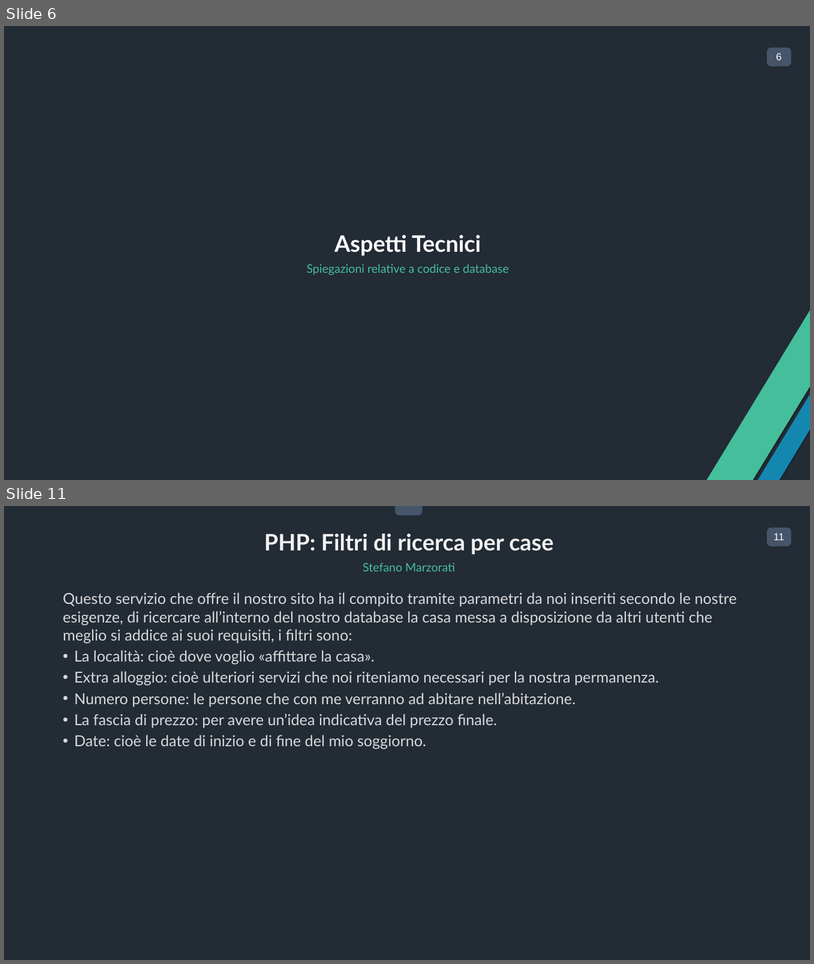
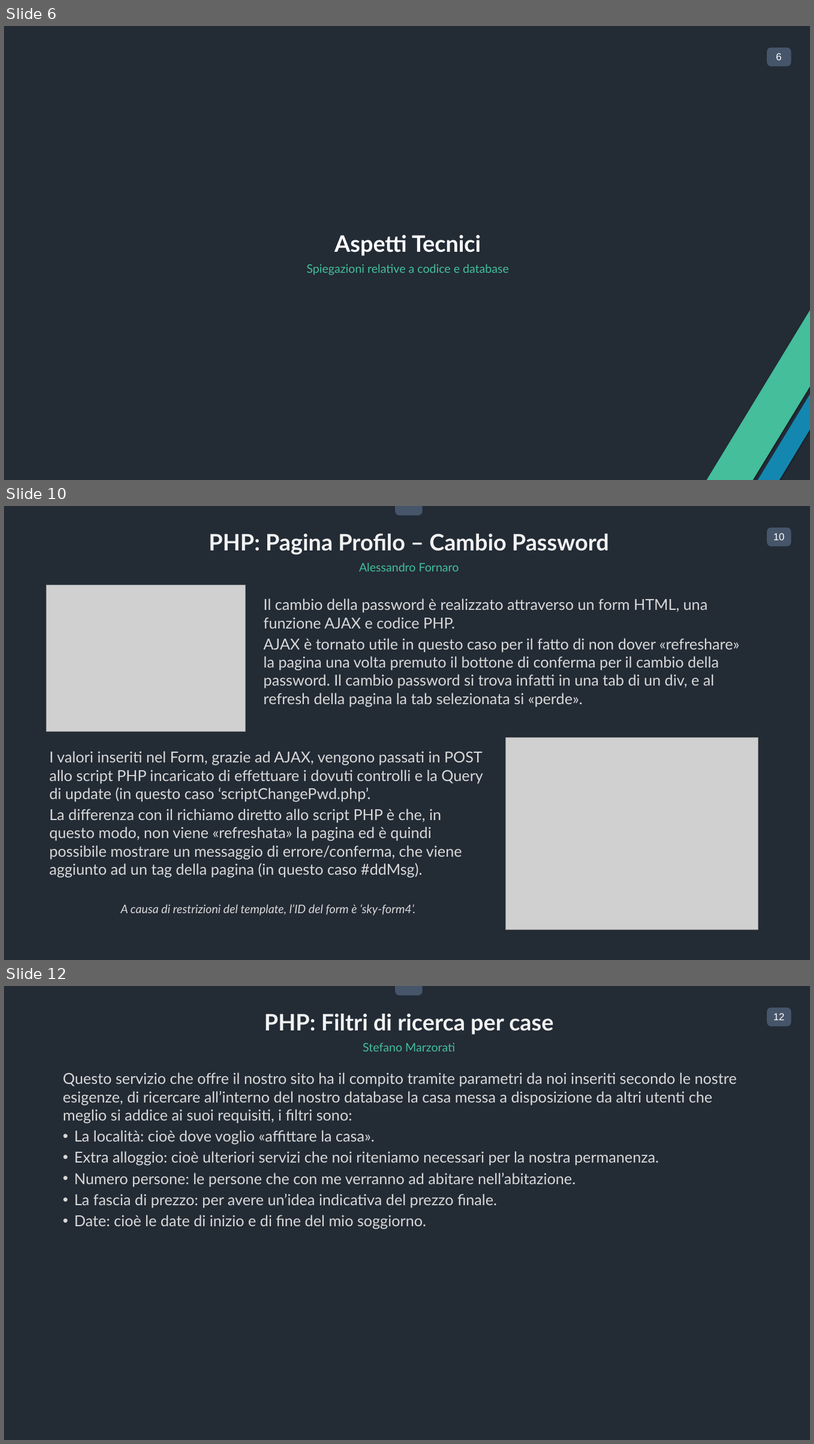
Before and after one commit to fornaroale/FastHome, a slide deck: Deliverable/Presentazione Ufficiale.pptx. Shown one above the other, each under a label of ours: slides 6 and 11 before the commit, slides 6, 10 and 12 after it; the slides between them are not shown. The pictures are 814x964 and 814x1444 pixels, drawn with LibreOffice and Linux fonts; fonts in the diff are those of the drawing; grey boxes stand for pictures. Boxes give left, top, right and bottom in pixels: in the first picture for what was removed or moved away, otherwise in the second. Text is boxed around its words. In the diff, an @@ line names an element or a change of style, - is before the commit and + after.

```diff
--- a/Deliverable/Presentazione Ufficiale.pptx
+++ b/Deliverable/Presentazione Ufficiale.pptx
@@ slide 10 added at bbox=[4, 506, 810, 960], background #232A35; not listed: 3 template elements that a slide beside it also shows @@
@@ text added at bbox=[209, 534, 609, 555], 54 pt, text #F2F2F2, bold @@
+PHP: Pagina Profilo – Cambio Password
@@ text added at bbox=[359, 562, 459, 571], 28 pt, text #44BE9B @@
+Alessandro Fornaro
@@ picture added at bbox=[47, 585, 245, 731] @@
@@ text added at bbox=[264, 598, 740, 706], 36 pt, text #D9D9D9 @@
+Il cambio della password è realizzato attraverso un form HTML, una funzione AJAX e codice PHP.
+AJAX è tornato utile in questo caso per il fatto di non dover «refreshare» la pagina una volta premuto il bottone di conferma per il cambio della password. Il cambio password si trova infatti in una tab di un div, e al refresh della pagina la tab selezionata si «perde».
@@ picture added at bbox=[506, 737, 758, 929] @@
@@ text added at bbox=[50, 751, 483, 915], 36 pt, text #D9D9D9 @@
+I valori inseriti nel Form, grazie ad AJAX, vengono passati in POST allo script PHP incaricato di effettuare i dovuti controlli e la Query di update (in questo caso ‘scriptChangePwd.php’.
+La differenza con il richiamo diretto allo script PHP è che, in questo modo, non viene «refreshata» la pagina ed è quindi possibile mostrare un messaggio di errore/conferma, che viene aggiunto ad un tag della pagina (in questo caso #ddMsg).
+A causa di restrizioni del template, l’ID del form è ‘sky-form4’.
@@ what was slide 11 is now slide 12 @@
@@ page number at bbox=[774, 1013, 785, 1020]: text changed @@
-11
+12
```
Also in this commit, not shown: 4 slides changed, 2 other slides added, 1 slide removed.
